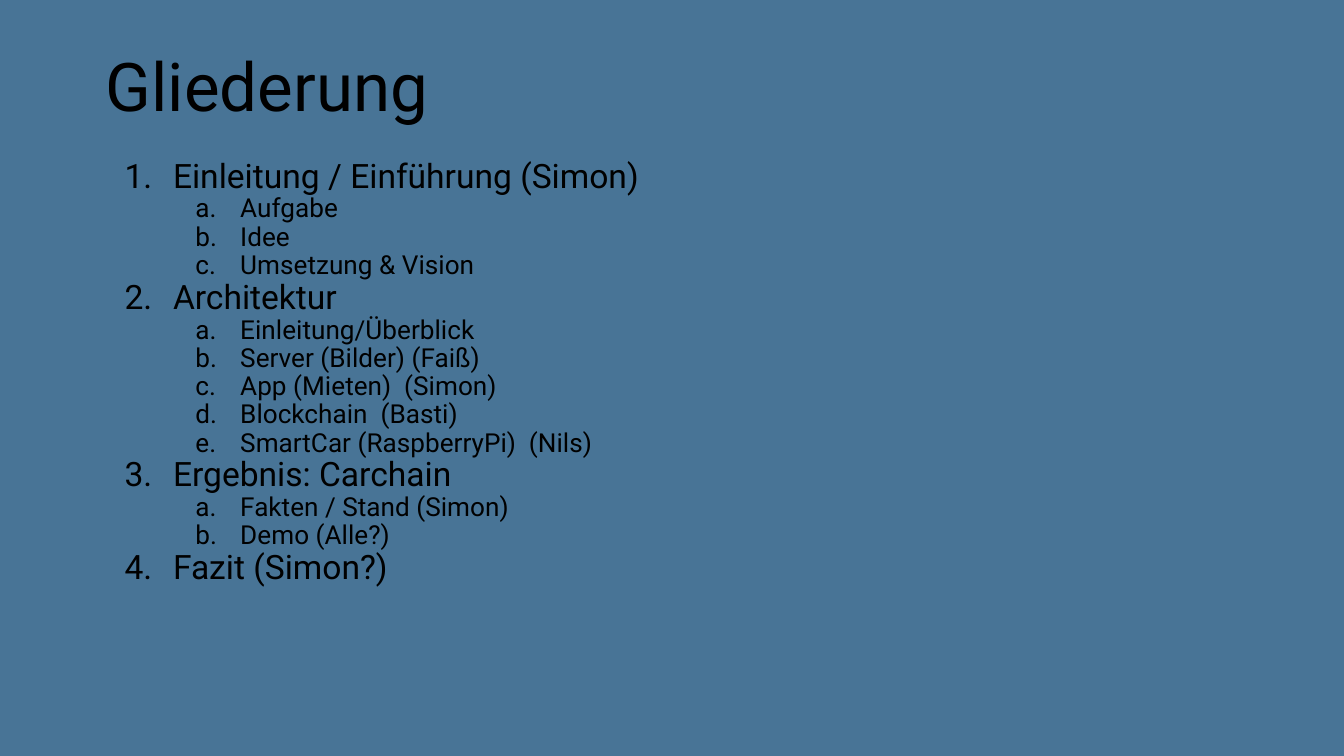
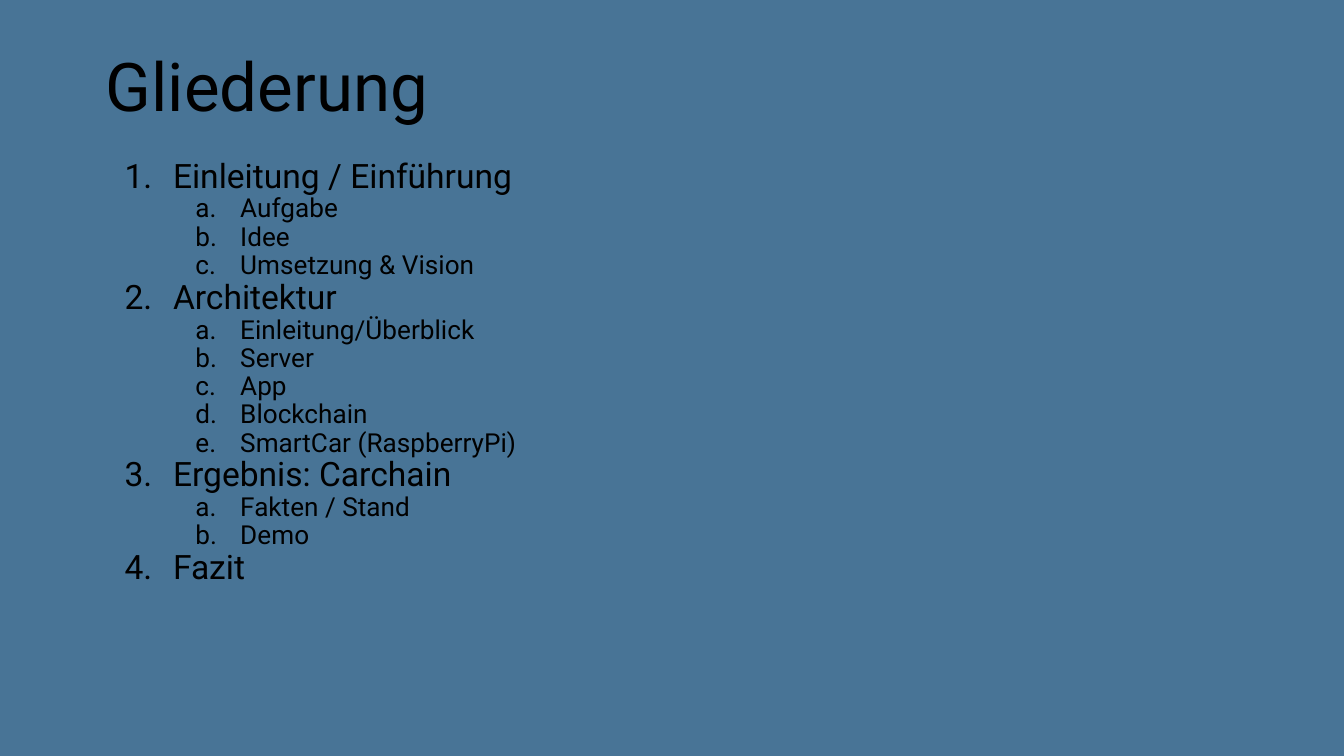
Before and after one commit to Tachmeton/Carchain, a slide deck: slide 2 of Präsentation/PräsiCarchain/Carchain Präsentation.pptx. Drawn at 1344x756 pixels with LibreOffice and Linux fonts; fonts in the diff are those of the drawing; background and template pictures are left out. Boxes give left, top, right and bottom in pixels: in the first picture for what was removed or moved away, otherwise in the second. Text is boxed around its words. In the diff, an @@ line names an element or a change of style, - is before the commit and + after.

Commit message:
Präsi finalized

```diff
--- a/Präsentation/PräsiCarchain/Carchain Präsentation.pptx
+++ b/Präsentation/PräsiCarchain/Carchain Präsentation.pptx
@@ text at <box>173,162,512,195</box>: text changed @@
-1. Einleitung / Einführung (Simon)
+1. Einleitung / Einführung
@@ text at <box>240,348,516,458</box>: text changed @@
-  b. Server (Bilder) (Faiß)
-  c. App (Mieten) (Simon)
-  d. Blockchain (Basti)
-  e. SmartCar (RaspberryPi) (Nils)
+  b. Server
+  c. App
+  d. Blockchain
+  e. SmartCar (RaspberryPi)
@@ text at <box>173,496,409,580</box>: text changed @@
-  a. Fakten / Stand (Simon)
-  b. Demo (Alle?)
-4. Fazit (Simon?)
+  a. Fakten / Stand
+  b. Demo
+4. Fazit
```
